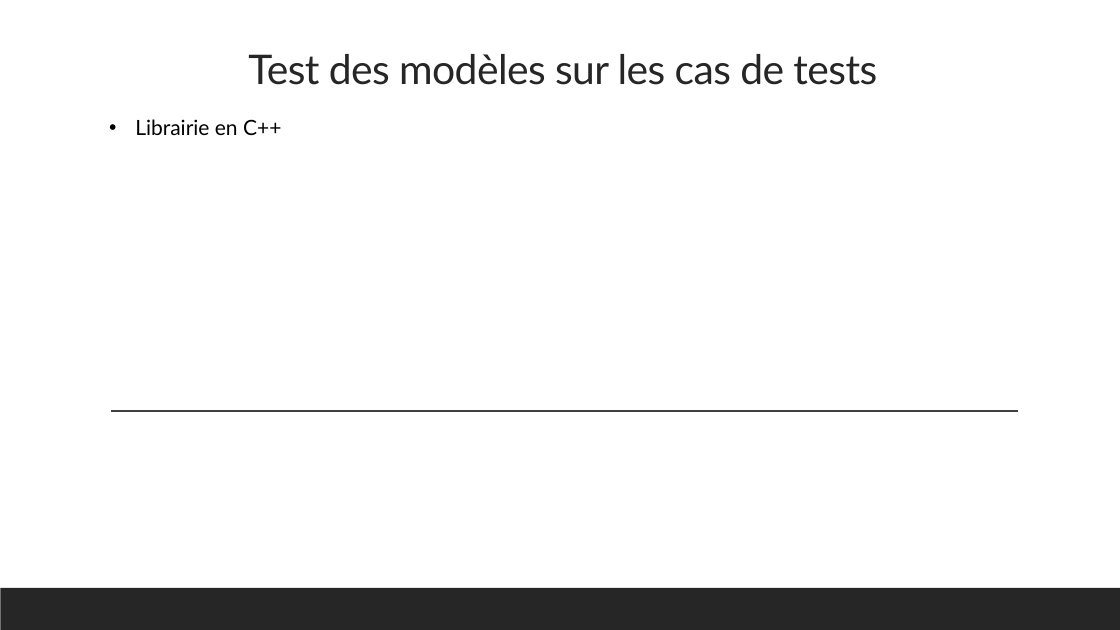
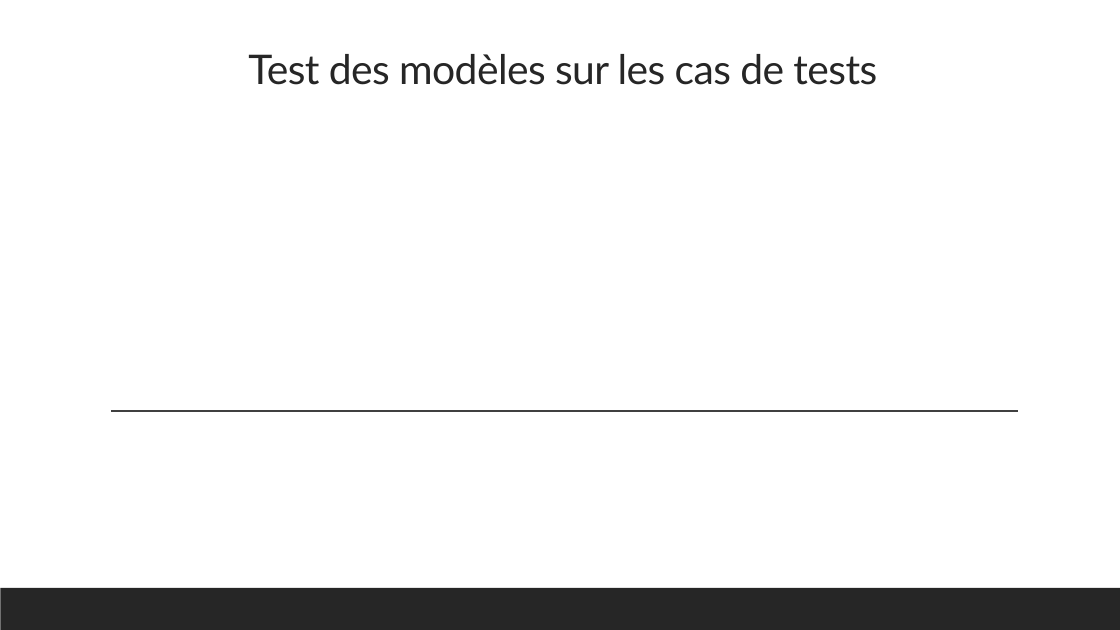
Before and after one commit to LemurdurerC/Projet_annuel, a slide deck: slide 11 of Docs/Slides/PA_Presentation.pptx (slide 12 before the commit). Drawn at 1120x630 pixels with LibreOffice and Linux fonts; fonts in the diff are those of the drawing. Boxes give left, top, right and bottom in pixels: in the first picture for what was removed or moved away, otherwise in the second. Text is boxed around its words. In the diff, an @@ line names an element or a change of style, - is before the commit and + after.

```diff
--- a/Docs/Slides/PA_Presentation.pptx
+++ b/Docs/Slides/PA_Presentation.pptx
@@ text removed at [135, 119, 281, 135] @@
-• Librairie en C++
```
Also in this commit, not shown: 3 other slides changed, 1 slide added.
